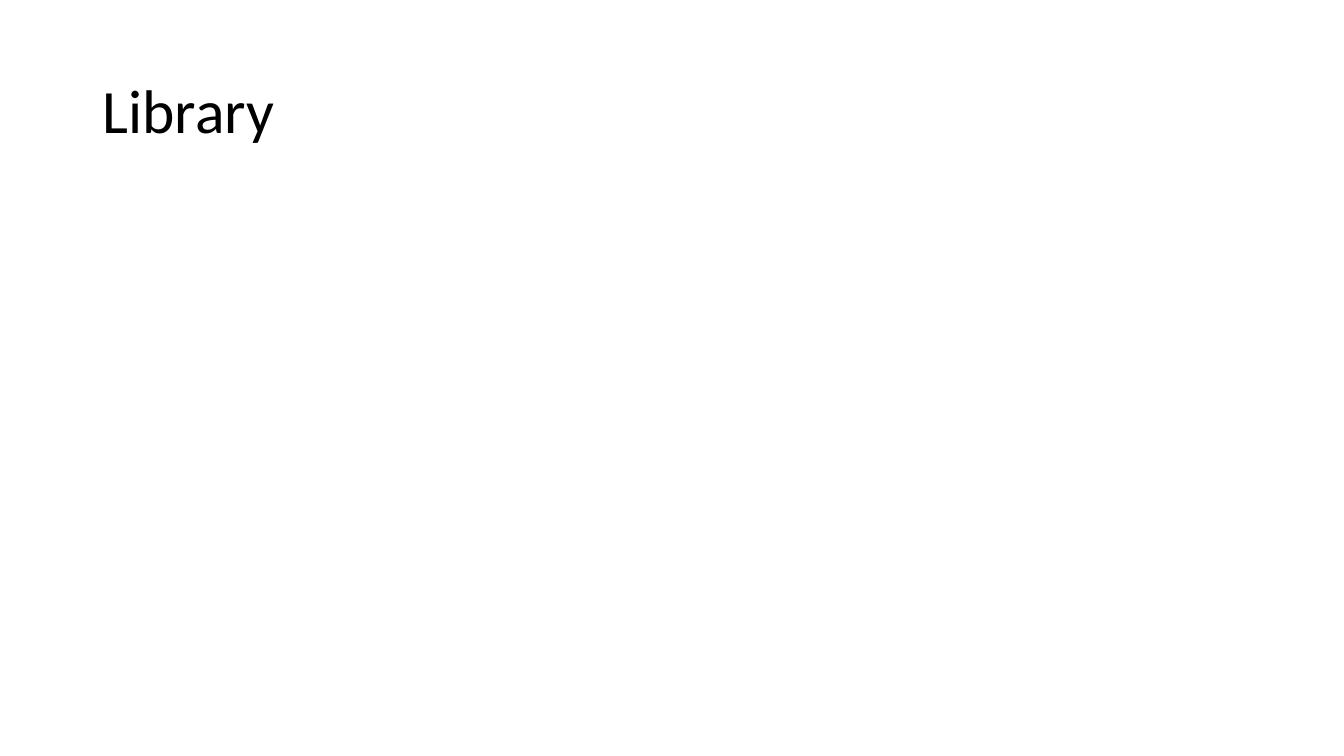
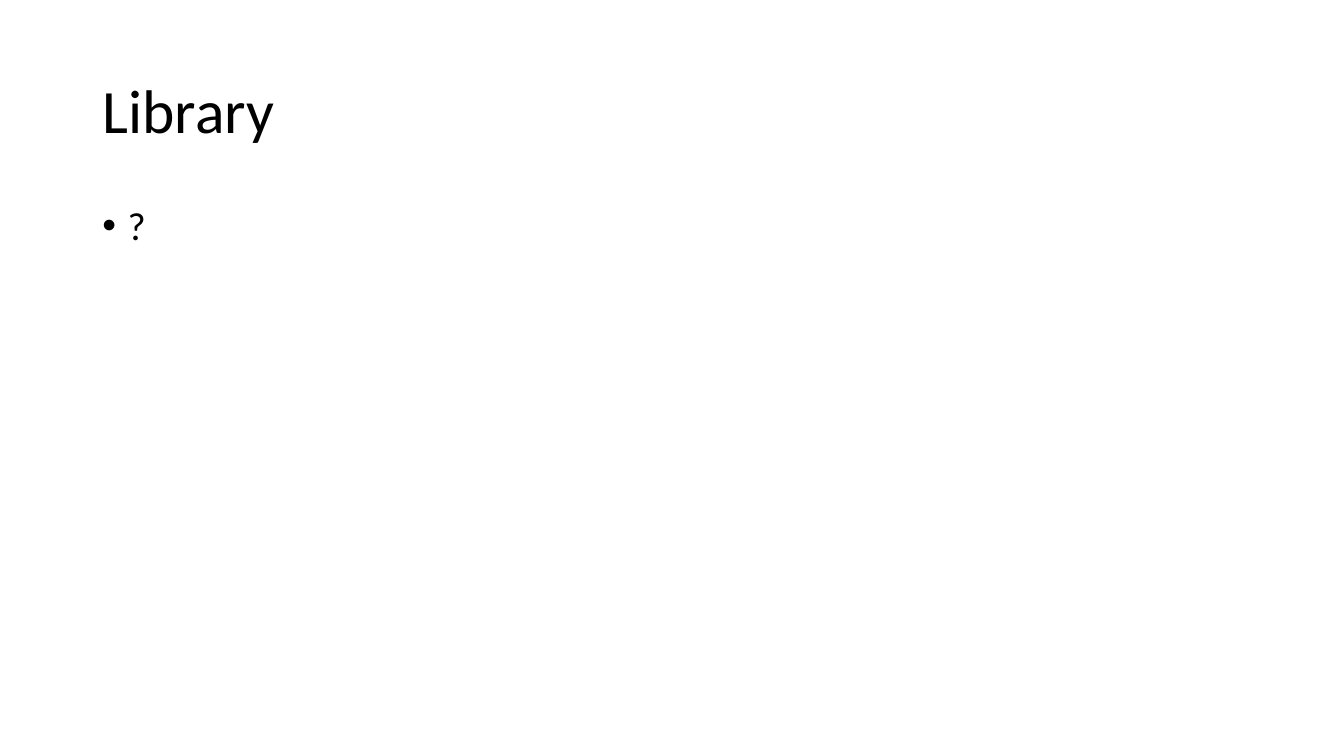
Before and after one commit to billinkc/presentations, a slide deck: slide 14 of IntegratingWeatherData/IntegratingWeatherData.pptx (slide 13 before the commit). Drawn at 1344x756 pixels with LibreOffice and Linux fonts; fonts in the diff are those of the drawing. Boxes give left, top, right and bottom in pixels: in the first picture for what was removed or moved away, otherwise in the second. Text is boxed around its words. In the diff, an @@ line names an element or a change of style, - is before the commit and + after.

```diff
--- a/IntegratingWeatherData/IntegratingWeatherData.pptx
+++ b/IntegratingWeatherData/IntegratingWeatherData.pptx
@@ text added at <box>93,202,1252,682</box>, 28 pt, text #000000 @@
+• ?
```
Also in this commit, not shown: 2 other slides changed, 12 slides added, 1 slide removed, 1 other file.
